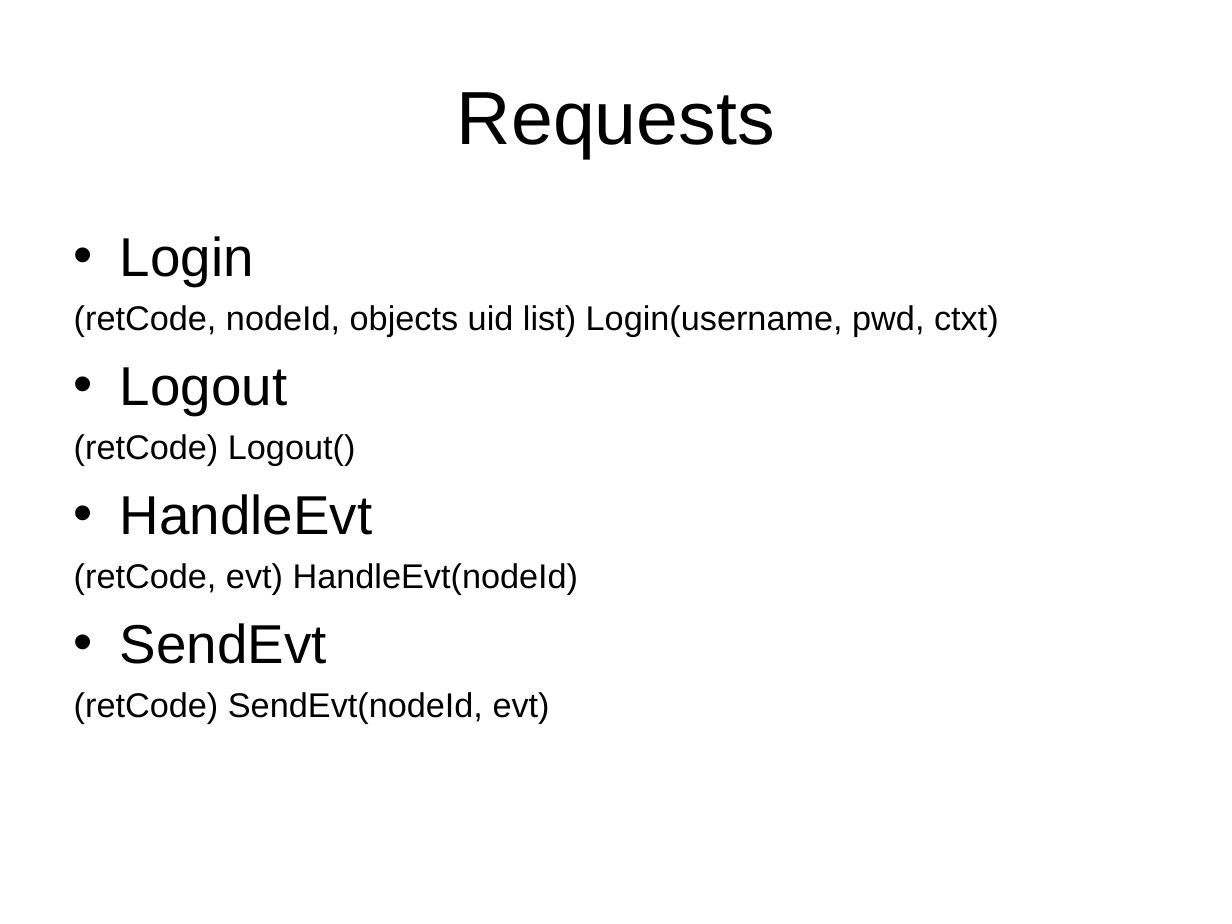
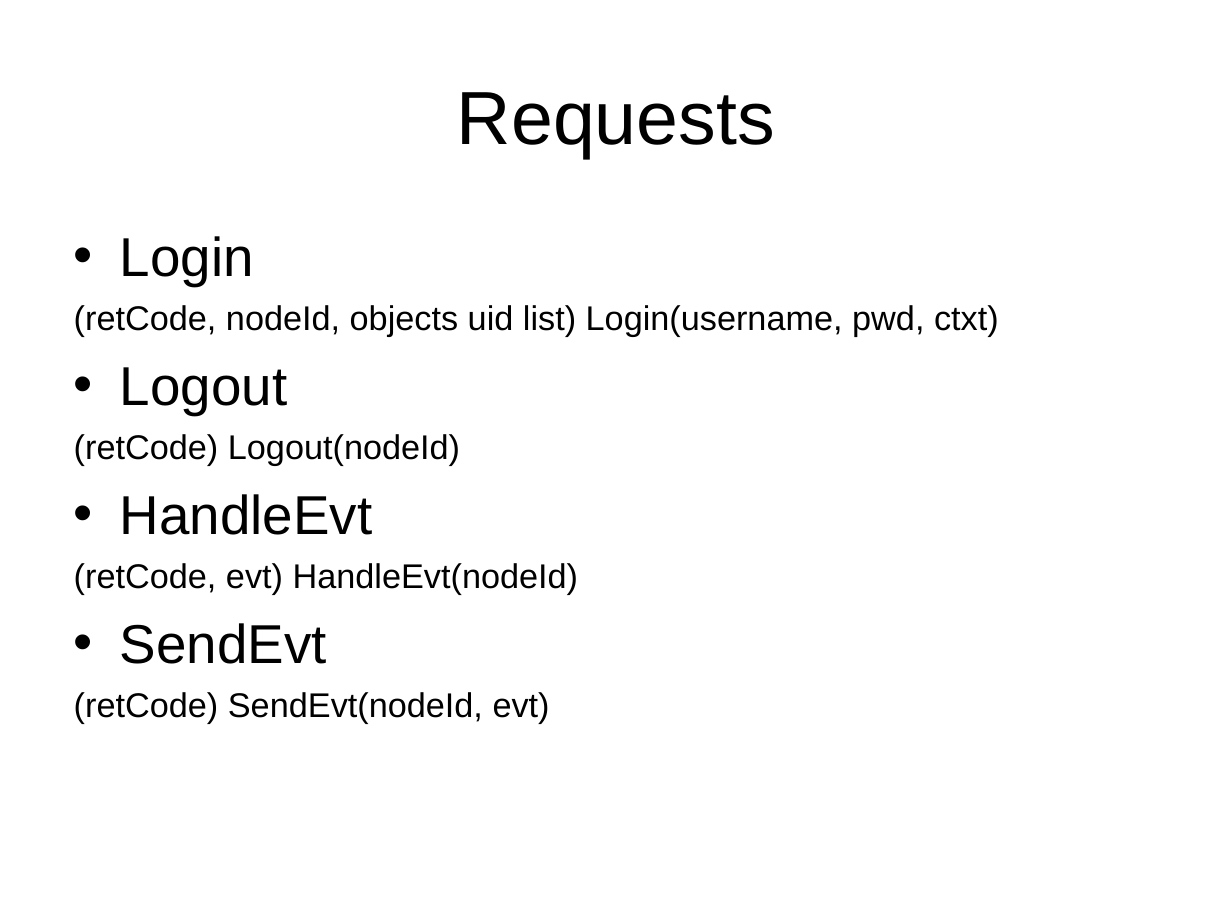
Before and after one commit to grabz8/solipsis, a slide deck: slide 4 of Docs/NodeNavigatorProtocol.ppt. Drawn at 1232x924 pixels with LibreOffice and Linux fonts; fonts in the diff are those of the drawing. Boxes give left, top, right and bottom in pixels: in the first picture for what was removed or moved away, otherwise in the second. Text is boxed around its words. In the diff, an @@ line names an element or a change of style, - is before the commit and + after.

```diff
--- a/Docs/NodeNavigatorProtocol.ppt
+++ b/Docs/NodeNavigatorProtocol.ppt
@@ text at bbox=[74, 434, 460, 465]: text changed @@
-(retCode) Logout()
+(retCode) Logout(nodeId)
```
Also in this commit, not shown: 1 other file.
